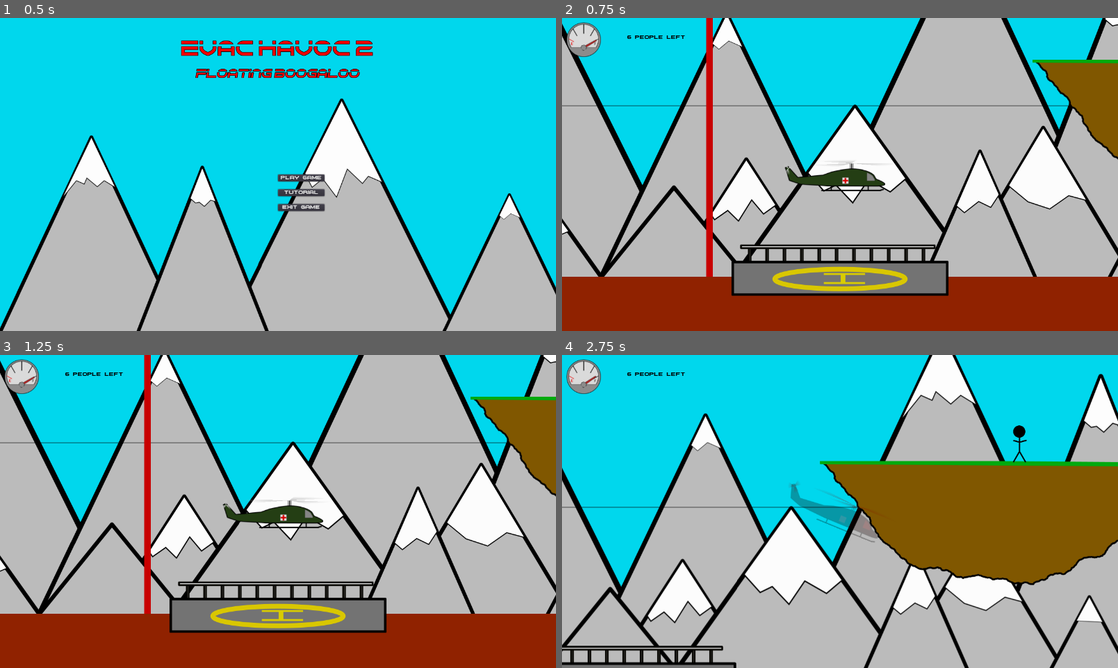
Above: before the commit, frames 1-4 (two rows, left to right).
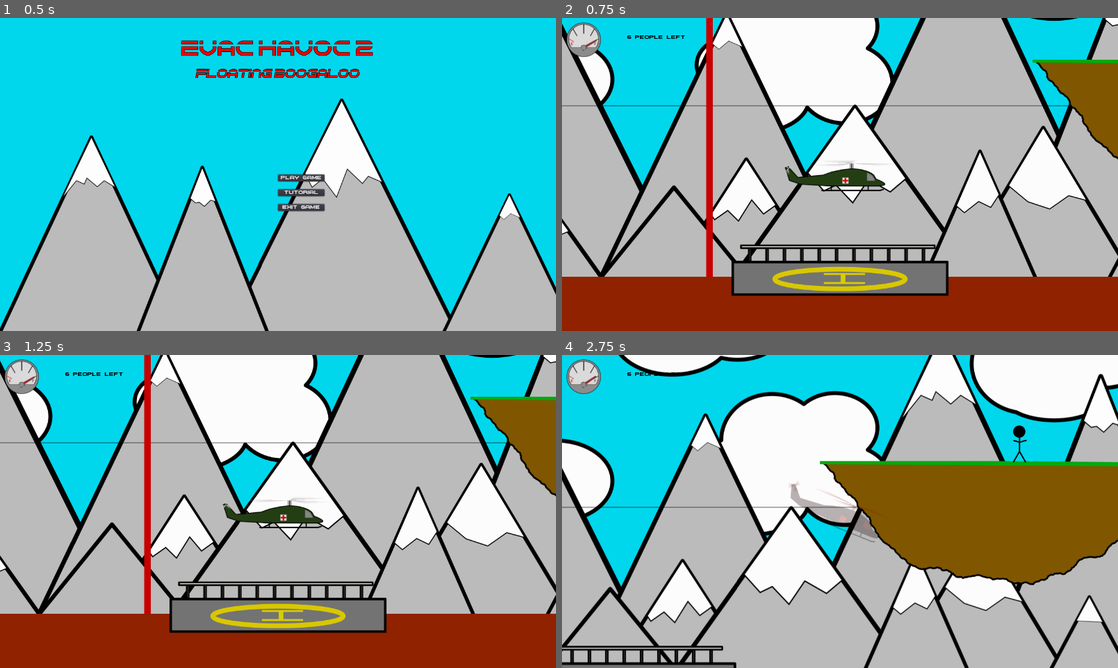
Above: after the commit, the same moments.

Repository: Inglo-Games/EvacHavoc2
Game: Godot game, scene res://scenes/menu.tscn
Two runs of this game, one before a commit and one after it. Both use one fixed random seed, a clock stepped at 60 frames per second and the inputs below.
Inputs (mouse positions are in pixels of both pictures, inside the frame that each line leads up to):
- Up to frame 1 (0.5 s): no input
- Up to frame 2 (0.75 s): click "Play Game" at 0.5 s
- Up to frame 3 (1.25 s): no input
- Up to frame 4 (2.75 s): tap Enter at 1.25 s; move the mouse to (962, 495) at 1.27 s; hold Right (move_right) from 1.28 s (still down); click (962, 495) at 1.42 s; tap Up (move_up) at 1.52, 2.27 s; move the mouse to (728, 527) at 2.02 s

Frame 1 is identical in both runs. In frame 2, 8.2% of the frame differs, in the area x 2-93%, y 0-36%; in frame 3, 8.2%; in frame 4, 16%, in the area x 0-100%, y 0-58%.

Commit message:
Adding clouds to background

Diff:
--- /dev/null
+++ b/game/assets/sprites/clouds.svg
@@ -0,0 +1,88 @@
+<?xml version="1.0" encoding="UTF-8" standalone="no"?>
+<!-- Created with Inkscape (http://www.inkscape.org/) -->
+
+<svg
+   xmlns:dc="http://purl.org/dc/elements/1.1/"
+   xmlns:cc="http://creativecommons.org/ns#"
+   xmlns:rdf="http://www.w3.org/1999/02/22-rdf-syntax-ns#"
+   xmlns:svg="http://www.w3.org/2000/svg"
+   xmlns="http://www.w3.org/2000/svg"
+   xmlns:sodipodi="http://sodipodi.sourceforge.net/DTD/sodipodi-0.dtd"
+   xmlns:inkscape="http://www.inkscape.org/namespaces/inkscape"
+   width="1920"
+   height="1080"
+   viewBox="0 0 508 285.7499"
+   version="1.1"
+   id="svg8"
+   inkscape:version="0.92.4 5da689c313, 2019-01-14"
+   sodipodi:docname="clouds.svg">
+  <defs
+     id="defs2" />
+  <sodipodi:namedview
+     id="base"
+     pagecolor="#ffffff"
+     bordercolor="#666666"
+     borderopacity="1.0"
+     inkscape:pageopacity="0.0"
+     inkscape:pageshadow="2"
+     inkscape:zoom="0.4949747"
+     inkscape:cx="972.3495"
+     inkscape:cy="476.7656"
+     inkscape:document-units="mm"
+     inkscape:current-layer="layer1"
+     showgrid="false"
+     units="px"
+     inkscape:window-width="1920"
+     inkscape:window-height="1013"
+     inkscape:window-x="0"
+     inkscape:window-y="0"
+     inkscape:window-maximized="1" />
+  <metadata
+     id="metadata5">
+    <rdf:RDF>
+      <cc:Work
+         rdf:about="">
+        <dc:format>image/svg+xml</dc:format>
+        <dc:type
+           rdf:resource="http://purl.org/dc/dcmitype/StillImage" />
+        <dc:title></dc:title>
+      </cc:Work>
+    </rdf:RDF>
+  </metadata>
+  <g
+     inkscape:label="Layer 1"
+     inkscape:groupmode="layer"
+     id="layer1"
+     transform="translate(0,-11.25008)">
+    <path
+       style="opacity:1;fill:#fcfcfc;fill-opacity:1;fill-rule:nonzero;stroke:#000000;stroke-width:9.074645;stroke-linecap:round;stroke-linejoin:round;stroke-miterlimit:4;stroke-dasharray:none;stroke-dashoffset:8.8157482;stroke-opacity:1;paint-order:stroke fill markers"
+       d="M 447.498 33.48242 A 146.4721 121.2183 0 0 0 301.0254 154.7012 A 146.4721 121.2183 0 0 0 356.3223 249.418 A 129.2995 114.1472 0 0 0 303.0469 341.5781 A 129.2995 114.1472 0 0 0 405.541 453.1074 A 115.1574 53.53807 0 0 0 492.9551 471.8887 A 115.1574 53.53807 0 0 0 608.1113 418.3496 A 115.1574 53.53807 0 0 0 598.252 396.8359 A 127.2792 109.0965 0 0 0 606.0918 397.1367 A 127.2792 109.0965 0 0 0 675.9492 379.1738 A 100.0051 63.6396 0 0 0 774.7871 433.502 A 100.0051 63.6396 0 0 0 874.793 369.8633 A 100.0051 63.6396 0 0 0 838.834 321.0039 A 105.0559 109.0965 0 0 0 854.5898 263.7969 A 105.0559 109.0965 0 0 0 749.5332 154.7012 A 105.0559 109.0965 0 0 0 674.6465 187.4238 A 59.59898 56.56852 0 0 0 615.1836 134.498 A 59.59898 56.56852 0 0 0 592.5273 138.791 A 146.4721 121.2183 0 0 0 447.498 33.48242 z "
+       transform="matrix(0.2645833,0,0,0.2645833,0,11.25008)"
+       id="path815" />
+    <path
+       style="opacity:1;fill:#fcfcfc;fill-opacity:1;fill-rule:nonzero;stroke:#000000;stroke-width:9.074645;stroke-linecap:round;stroke-linejoin:round;stroke-miterlimit:4;stroke-dasharray:none;stroke-dashoffset:8.8157482;stroke-opacity:1;paint-order:stroke fill markers"
+       d="M 1133.391 413.2988 A 119.198 95.96447 0 0 0 1035.742 454.3047 A 66.67007 61.6193 0 0 0 985.9082 433.502 A 66.67007 61.6193 0 0 0 919.2383 495.1211 A 66.67007 61.6193 0 0 0 925.6035 521.2363 A 126.2691 116.1675 0 0 0 863.6797 506.2344 A 126.2691 116.1675 0 0 0 737.4121 622.4004 A 126.2691 116.1675 0 0 0 863.6797 738.5684 A 126.2691 116.1675 0 0 0 913.7773 728.8867 A 195.9696 134.3503 0 0 0 1092.984 809.2793 A 195.9696 134.3503 0 0 0 1284.473 703.166 A 130.3097 92.93401 0 0 0 1396.031 611.2891 A 130.3097 92.93401 0 0 0 1265.721 518.3555 A 130.3097 92.93401 0 0 0 1251.969 518.9805 A 119.198 95.96447 0 0 0 1252.588 509.2637 A 119.198 95.96447 0 0 0 1133.391 413.2988 z M 1023.389 546.0098 A 119.198 95.96447 0 0 0 1025.057 549.0078 A 195.9696 134.3503 0 0 0 1018.545 550.7617 A 38.38579 60.60914 0 0 0 1017.688 549.2227 A 66.67007 61.6193 0 0 0 1023.389 546.0098 z "
+       transform="matrix(0.2645833,0,0,0.2645833,0,11.25008)"
+       id="path853" />
+    <path
+       style="opacity:1;fill:#fcfcfc;fill-opacity:1;fill-rule:nonzero;stroke:#000000;stroke-width:9.074645;stroke-linecap:round;stroke-linejoin:round;stroke-miterlimit:4;stroke-dasharray:none;stroke-dashoffset:8.8157482;stroke-opacity:1;paint-order:stroke fill markers"
+       d="M 1587.959 21.35938 A 153.5432 93.94416 0 0 0 1443.156 84.38672 A 139.401 103.0356 0 0 0 1432.396 83.99023 A 139.401 103.0356 0 0 0 1292.994 187.0254 A 139.401 103.0356 0 0 0 1399.064 286.9434 A 136.3706 89.90358 0 0 0 1534.422 366.832 A 136.3706 89.90358 0 0 0 1646.512 328.0898 A 95.96447 55.55837 0 0 0 1683.924 332.4863 A 95.96447 55.55837 0 0 0 1779.889 276.9277 A 95.96447 55.55837 0 0 0 1778.779 268.8535 A 188.8985 83.84266 0 0 0 1824.336 214.2988 A 188.8985 83.84266 0 0 0 1790.379 166.5098 A 67.68023 51.51776 0 0 0 1802.111 137.5273 A 67.68023 51.51776 0 0 0 1734.432 86.00977 A 67.68023 51.51776 0 0 0 1733.658 86.03125 A 153.5432 93.94416 0 0 0 1587.959 21.35938 z "
+       transform="matrix(0.2645833,0,0,0.2645833,0,11.25008)"
+       id="path865" />
+    <path
+       style="opacity:1;fill:#fcfcfc;fill-opacity:1;fill-rule:nonzero;stroke:#000000;stroke-width:9.074645;stroke-linecap:round;stroke-linejoin:round;stroke-miterlimit:4;stroke-dasharray:none;stroke-dashoffset:8.8157482;stroke-opacity:1;paint-order:stroke fill markers"
+       d="M 982.8789 69.84766 A 75.76142 54.54822 0 0 0 907.1172 124.3965 A 75.76142 54.54822 0 0 0 982.8789 178.9434 A 75.76142 54.54822 0 0 0 1004.836 176.5527 A 68.69038 46.46702 0 0 0 1004.092 182.9844 A 68.69038 46.46702 0 0 0 1072.781 229.4512 A 68.69038 46.46702 0 0 0 1141.473 182.9844 A 68.69038 46.46702 0 0 0 1121.232 150.0918 A 49.49745 41.41625 0 0 0 1129.35 127.4258 A 49.49745 41.41625 0 0 0 1079.854 86.00977 A 49.49745 41.41625 0 0 0 1047.566 96.09961 A 75.76142 54.54822 0 0 0 982.8789 69.84766 z "
+       transform="matrix(0.2645833,0,0,0.2645833,0,11.25008)"
+       id="path879" />
+    <path
+       style="opacity:1;fill:#fcfcfc;fill-opacity:1;fill-rule:nonzero;stroke:#000000;stroke-width:2.4009995;stroke-linecap:round;stroke-linejoin:round;stroke-miterlimit:4;stroke-dasharray:none;stroke-dashoffset:8.8157482;stroke-opacity:1;paint-order:stroke fill markers"
+       d="m 504.8819,119.5329 a 25.92514,21.11429 0 0 0 -18.8894,6.6915 31.00326,28.06329 0 0 0 -19.3299,-6.1567 31.00326,28.06329 0 0 0 -31.0034,28.0634 31.00326,28.06329 0 0 0 0,0.1199 18.97614,16.30344 0 0 0 -14.9717,15.9158 18.97614,16.30344 0 0 0 4.5818,10.5947 34.21049,20.57975 0 0 0 -4.5818,10.2526 34.21049,20.57975 0 0 0 34.2104,20.5796 34.21049,20.57975 0 0 0 33.126,-15.5421 28.86511,24.32152 0 0 0 23.0008,9.6624 28.86511,24.32152 0 0 0 28.865,-24.3215 28.86511,24.32152 0 0 0 -15.0059,-21.3336 25.92514,21.11429 0 0 0 5.919,-13.4116 25.92514,21.11429 0 0 0 -25.9254,-21.1144 z"
+       id="path885"
+       inkscape:connector-curvature="0" />
+    <path
+       style="opacity:1;fill:#fcfcfc;fill-opacity:1;fill-rule:nonzero;stroke:#000000;stroke-width:2.4009998;stroke-linecap:round;stroke-linejoin:round;stroke-miterlimit:4;stroke-dasharray:none;stroke-dashoffset:8.8157482;stroke-opacity:1;paint-order:stroke fill markers"
+       d="m -3.12317,119.5332 a 25.92514,21.11429 0 0 0 -18.8898,6.6911 31.00326,28.06329 0 0 0 -19.32957,-6.1562 31.00326,28.06329 0 0 0 -31.00327,28.0628 31.00326,28.06329 0 0 0 0.005,0.1204 18.97614,16.30344 0 0 0 -14.97169,15.9159 18.97614,16.30344 0 0 0 4.58163,10.5941 34.21049,20.57975 0 0 0 -4.58163,10.2526 34.21049,20.57975 0 0 0 34.21031,20.5802 34.21049,20.57975 0 0 0 33.12613,-15.5427 28.86511,24.32152 0 0 0 23.00067,9.6624 28.86511,24.32152 0 0 0 28.8649,-24.3215 28.86511,24.32152 0 0 0 -15.00581,-21.333 25.92514,21.11429 0 0 0 5.91851,-13.4121 25.92514,21.11429 0 0 0 -25.92503,-21.114 z"
+       id="path885-3"
+       inkscape:connector-curvature="0" />
+  </g>
+</svg>
--- a/game/scenes/level_template.tscn
+++ b/game/scenes/level_template.tscn
@@ -8,6 +8,7 @@
 [ext_resource path="res://assets/sprites/mountains01.svg" type="Texture" id=6]
 [ext_resource path="res://assets/sprites/helipad.svg" type="Texture" id=7]
 [ext_resource path="res://assets/fonts/dialog_font.tres" type="DynamicFont" id=8]
+[ext_resource path="res://assets/sprites/clouds.svg" type="Texture" id=9]
 
 [sub_resource type="RectangleShape2D" id=1]
 extents = Vector2( 5000, 10 )
@@ -21,15 +22,21 @@
 [node name="bg" type="ParallaxBackground" parent="."]
 
 [node name="sky" type="ParallaxLayer" parent="bg"]
-motion_mirroring = Vector2( 1920, 1080 )
+motion_scale = Vector2( 0, 1 )
+motion_mirroring = Vector2( 1920, 0 )
 
 [node name="ColorRect" type="ColorRect" parent="bg/sky"]
+margin_top = -1080.0
 margin_right = 1920.0
-margin_bottom = 1080.0
 color = Color( 0, 0.843137, 0.929412, 1 )
 __meta__ = {
 "_edit_use_anchors_": false
 }
+
+[node name="Sprite" type="Sprite" parent="bg/sky"]
+texture = ExtResource( 9 )
+centered = false
+offset = Vector2( 0, -1080 )
 
 [node name="mtn01" type="ParallaxLayer" parent="bg"]
 motion_scale = Vector2( 0.1, 1 )
Not shown, added: game/assets/sprites/clouds.svg.import
Not shown: 1 places in game/scenes/level_template.tscn that only renumber resources
